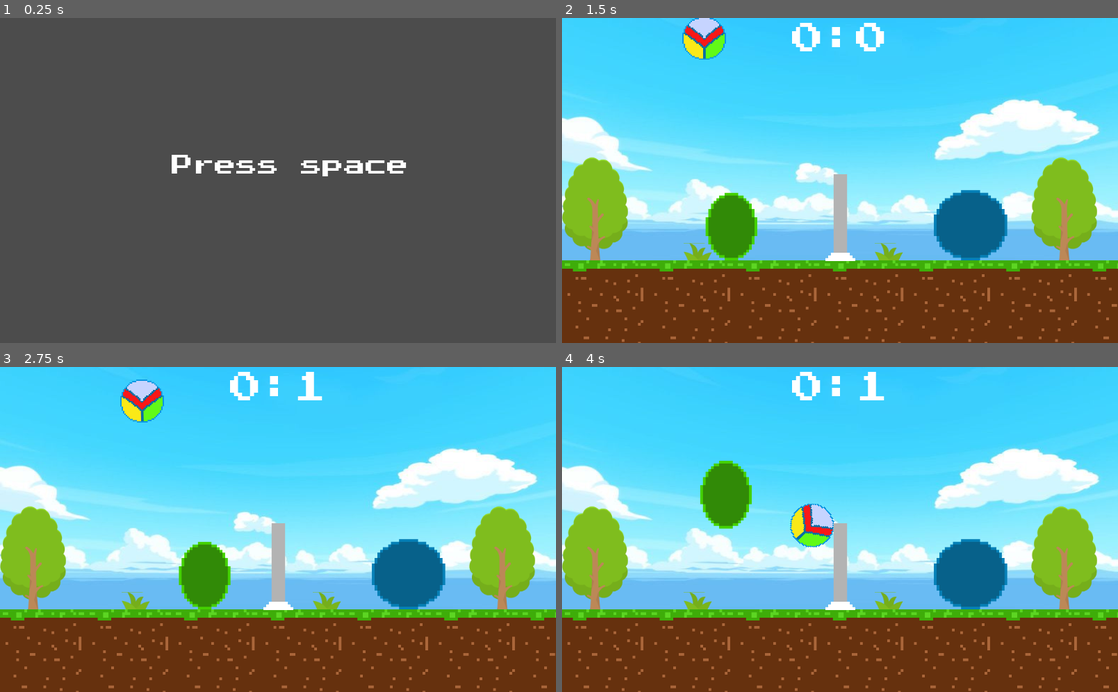
Above: before the commit, frames 1-4 (two rows, left to right).
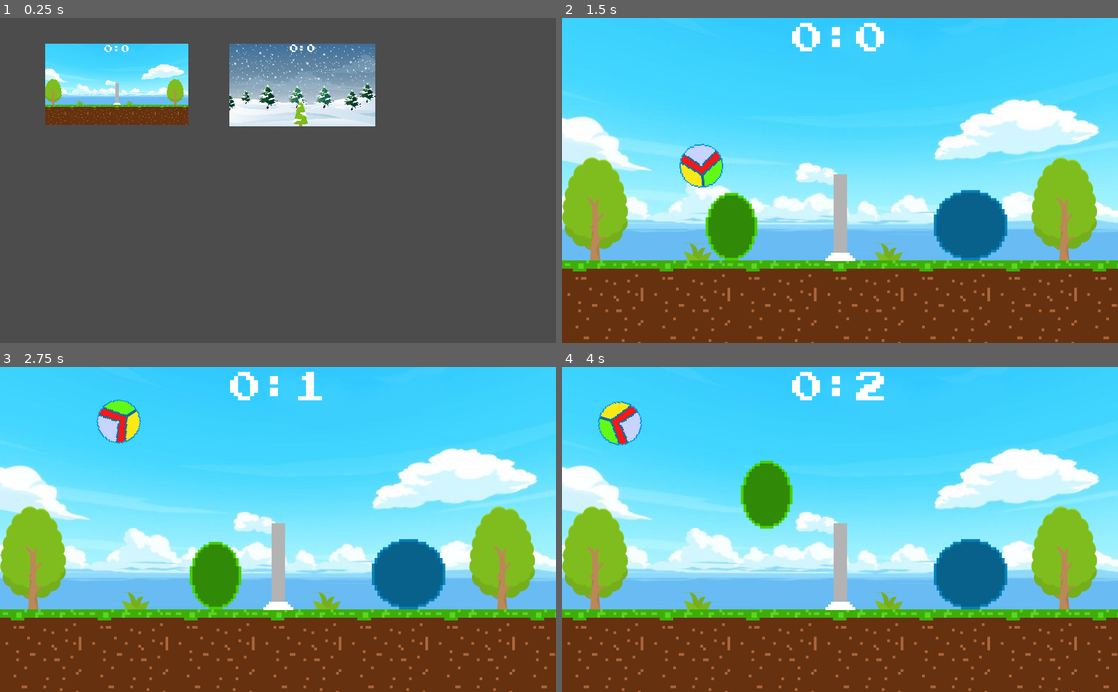
Above: after the commit, the same moments.

Repository: DJWOMS/volleyball-game-godot
Game: Godot game, scene res://levels/ChoiceLvl.tscn
Two runs of this game, one before a commit and one after it. Both use one fixed random seed, a clock stepped at 60 frames per second and the inputs below. Before the commit the project starts from res://Start.tscn.
Inputs (mouse positions are in pixels of both pictures, inside the frame that each line leads up to):
- Up to frame 1 (0.25 s): no input
- Up to frame 2 (1.5 s): click (678, 83) at 0.52 s; tap Space (start) at 1.25 s; hold D (pl_2_right) from 1.28 s (still down); hold Space (start) from 1.28 s (still down)
- Up to frame 3 (2.75 s): keep holding D (pl_2_right); tap W (pl_2_up) at 1.52, 2.27 s; release Space (start) at 2.03 s; tap Space (start) at 2.1 s
- Up to frame 4 (4 s): release D (pl_2_right) at 2.78 s; hold A (pl_2_left) 2.78-3.53 s; hold Space (start) 2.78-3.53 s; hold D (pl_2_right) from 3.53 s (still down); tap Space (start) at 3.6 s; tap W (pl_2_up) at 3.77 s

The runs differ from the first frame. In frame 1, 14% of the frame differs, in the area x 8-73%, y 7-49%; in frame 2, 1.7%; in frame 3, 2.5%; in frame 4, 4.7%.

Commit message:
add choice lvl, level 2

Diff:
--- a/Player2.gd
+++ b/Player2.gd
@@ -3,6 +3,8 @@
 
 
 func _ready():
+	position.x = 250
+	position.y = 340
 	screen_size = get_viewport_rect().size
 
 
--- a/Spatial.gd
+++ b/Spatial.gd
@@ -3,6 +3,8 @@
 
 
 func _ready():
+	position.x = 750
+	position.y = 340
 	screen_size = get_viewport_rect().size
 
 
--- /dev/null
+++ b/levels/ChoiceLvl.gd
@@ -0,0 +1,13 @@
+extends Control
+
+
+func _ready():
+	pass
+
+
+func _on_TextureButton_pressed():
+	get_tree().change_scene("res://main.tscn")
+
+
+func _on_lvl2_pressed():
+	get_tree().change_scene("res://levels/Level2.tscn")
--- /dev/null
+++ b/levels/ChoiceLvl.tscn
@@ -0,0 +1,37 @@
+[gd_scene load_steps=4 format=2]
+
+[ext_resource path="res://sprites/level_icon/lvl_1.jpg" type="Texture" id=1]
+[ext_resource path="res://levels/ChoiceLvl.gd" type="Script" id=2]
+[ext_resource path="res://sprites/level_icon/lvl_2.jpg" type="Texture" id=3]
+
+[node name="Control" type="Control"]
+anchor_right = 1.0
+anchor_bottom = 1.0
+script = ExtResource( 2 )
+__meta__ = {
+"_edit_use_anchors_": false
+}
+
+[node name="TextureButton" type="TextureButton" parent="."]
+margin_left = 83.1548
+margin_top = 47.8769
+margin_right = 1098.15
+margin_bottom = 641.877
+rect_scale = Vector2( 0.260297, 0.252226 )
+texture_normal = ExtResource( 1 )
+__meta__ = {
+"_edit_use_anchors_": false
+}
+
+[node name="lvl2" type="TextureButton" parent="."]
+margin_left = 423.333
+margin_top = 47.877
+margin_right = 1438.33
+margin_bottom = 633.877
+rect_scale = Vector2( 0.264059, 0.260366 )
+texture_normal = ExtResource( 3 )
+__meta__ = {
+"_edit_use_anchors_": false
+}
+[connection signal="pressed" from="TextureButton" to="." method="_on_TextureButton_pressed"]
+[connection signal="pressed" from="lvl2" to="." method="_on_lvl2_pressed"]
--- /dev/null
+++ b/levels/Level2.tscn
@@ -0,0 +1,37 @@
+[gd_scene load_steps=8 format=2]
+
+[ext_resource path="res://sprites/background/back_lvl2.jpg" type="Texture" id=1]
+[ext_resource path="res://sprites/trees.tres" type="TileSet" id=2]
+[ext_resource path="res://Player2.tscn" type="PackedScene" id=3]
+[ext_resource path="res://Spatial.tscn" type="PackedScene" id=4]
+[ext_resource path="res://Ball.tscn" type="PackedScene" id=5]
+[ext_resource path="res://Score.tscn" type="PackedScene" id=6]
+[ext_resource path="res://scripts/Level2.gd" type="Script" id=7]
+
+[node name="Level2" type="Node2D"]
+script = ExtResource( 7 )
+
+[node name="Background" type="Sprite" parent="."]
+position = Vector2( 512.902, 299.491 )
+scale = Vector2( 0.162057, 0.169267 )
+texture = ExtResource( 1 )
+
+[node name="TileMap" type="TileMap" parent="."]
+tile_set = ExtResource( 2 )
+format = 1
+tile_data = PoolIntArray( 393223, 3, 0 )
+
+[node name="Ball" parent="." instance=ExtResource( 5 )]
+
+[node name="Player2" parent="." instance=ExtResource( 3 )]
+position = Vector2( 151.71, 140.503 )
+SPEED = 150
+
+[node name="Player" parent="." instance=ExtResource( 4 )]
+SPEED = 150
+
+[node name="Score" parent="." instance=ExtResource( 6 )]
+
+[node name="AudioStreamPlayer" type="AudioStreamPlayer" parent="."]
+[connection signal="fall_pl_1" from="Ball" to="." method="_on_Ball_fall_pl_1"]
+[connection signal="fall_pl_2" from="Ball" to="." method="_on_Ball_fall_pl_2"]
--- a/main.gd
+++ b/main.gd
@@ -1,13 +1,4 @@
 extends "res://scripts/SceneBase.gd"
-
-
-func _ready():
-	$AudioStreamPlayer.play()
-
-
-func _process(_delta):
-	if Input.is_action_just_pressed("ui_cancel"):
-		get_tree().quit()
 
 
 func _on_Ball_fall_pl_1():
--- a/project.godot
+++ b/project.godot
@@ -16,7 +16,7 @@
 [application]
 
 config/name="ball"
-run/main_scene="res://Start.tscn"
+run/main_scene="res://levels/ChoiceLvl.tscn"
 config/icon="res://icon.png"
 
 [autoload]
--- /dev/null
+++ b/scripts/Level2.gd
@@ -0,0 +1,9 @@
+extends "res://scripts/SceneBase.gd"
+
+
+func _on_Ball_fall_pl_1():
+	player_position()
+
+
+func _on_Ball_fall_pl_2():
+	player_position()
--- /dev/null
+++ b/scripts/NewBall.gd
@@ -0,0 +1,32 @@
+extends RigidBody2D
+signal fall_pl_1
+signal fall_pl_2
+
+var reset = false
+
+func _ready():
+	if GlobalScore.player_turn == 2:
+		position.x = 262
+	elif GlobalScore.player_turn == 1:
+		position.x = 738
+
+
+func _on_fallzone_pl1_body_entered(body):
+	if body is RigidBody2D:
+		$Goal.play()
+		emit_signal("fall_pl_1")
+		GlobalScore.player_turn = 2
+		queue_free()
+		#get_tree().change_scene("res://main.tscn")
+
+
+func _on_fallzone_pl2_body_entered(body):
+	if body is RigidBody2D:
+		$Goal.play()
+		emit_signal("fall_pl_2")
+		GlobalScore.player_turn = 1
+		#get_tree().change_scene("res://main.tscn")
+
+
+func _on_Ball_body_entered(body):
+	$Bit.play()
--- a/scripts/SceneBase.gd
+++ b/scripts/SceneBase.gd
@@ -2,7 +2,12 @@
 
 
 func _ready():
-	pass
+	$AudioStreamPlayer.play()
+
+
+func _process(_delta):
+	if Input.is_action_just_pressed("ui_cancel"):
+		get_tree().quit()
 
 
 func player_position():
--- a/sprites/trees.tres
+++ b/sprites/trees.tres
@@ -1,6 +1,9 @@
-[gd_resource type="TileSet" load_steps=2 format=2]
+[gd_resource type="TileSet" load_steps=3 format=2]
 
 [ext_resource path="res://sprites/foliagePack_default.png" type="Texture" id=1]
+
+[sub_resource type="ConvexPolygonShape2D" id=1]
+points = PoolVector2Array( 103.75, 210, 0.972229, 210, 0.972229, 0, 103.75, 0 )
 
 [resource]
 0/name = "foliagePack_default.png 0"
@@ -45,3 +48,24 @@
 2/shape_one_way_margin = 0.0
 2/shapes = [  ]
 2/z_index = 0
+3/name = "foliagePack_default.png 3"
+3/texture = ExtResource( 1 )
+3/tex_offset = Vector2( 0, 0 )
+3/modulate = Color( 1, 1, 1, 1 )
+3/region = Rect2( 380, 676, 104, 210 )
+3/tile_mode = 0
+3/occluder_offset = Vector2( 0, 0 )
+3/navigation_offset = Vector2( 0, 0 )
+3/shape_offset = Vector2( 0, 0 )
+3/shape_transform = Transform2D( 1, 0, 0, 1, 0, 0 )
+3/shape = SubResource( 1 )
+3/shape_one_way = false
+3/shape_one_way_margin = 1.0
+3/shapes = [ {
+"autotile_coord": Vector2( 0, 0 ),
+"one_way": false,
+"one_way_margin": 1.0,
+"shape": SubResource( 1 ),
+"shape_transform": Transform2D( 1, 0, 0, 1, 0, 0 )
+} ]
+3/z_index = 0
Not shown, added: audio/forest_winter.wav.import
Not shown, added: export_presets.cfg
Not shown, added: sprites/background/12866.jpg.import
Not shown, added: sprites/background/13179.jpg.import
Not shown, added: sprites/background/43997.jpg.import
Binary file added: sprites/background/back_lvl2.jpg
Not shown, added: sprites/background/back_lvl2.jpg.import
Binary file added: sprites/background/back_lvl3.jpg
Not shown, added: sprites/background/back_lvl3.jpg.import
Not shown, added: sprites/background/back_lvl4.jpg.import
Binary file added: sprites/level_icon/lvl_1.jpg
Not shown, added: sprites/level_icon/lvl_1.jpg.import
(and 7 more such lines)
